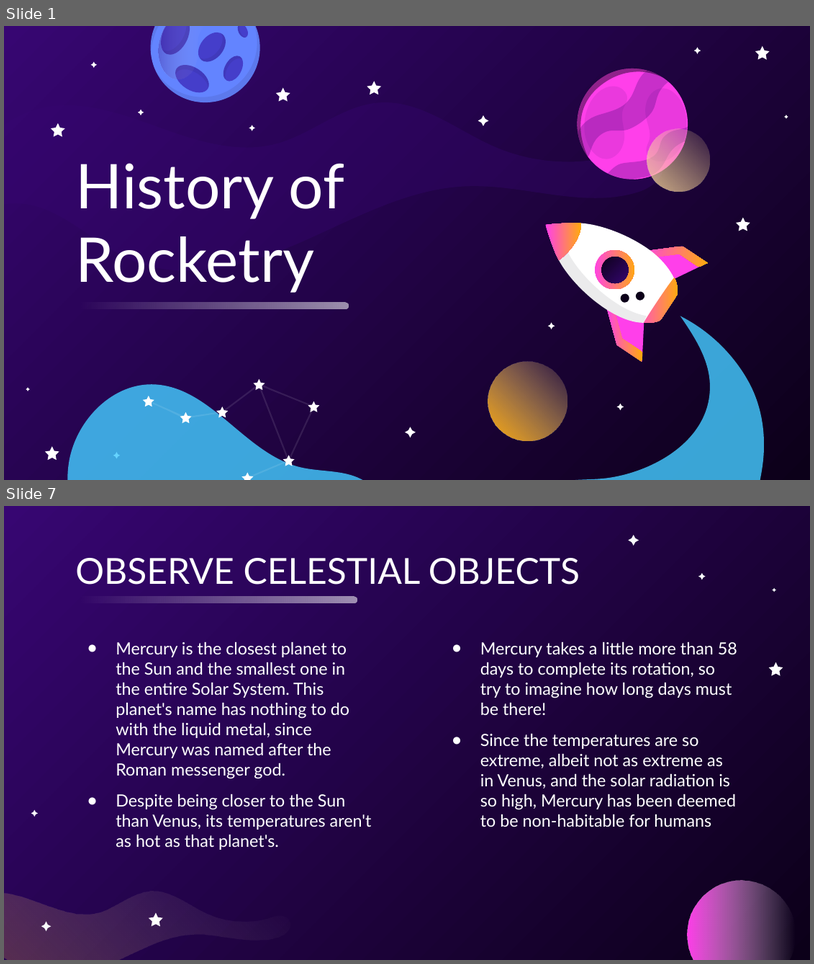
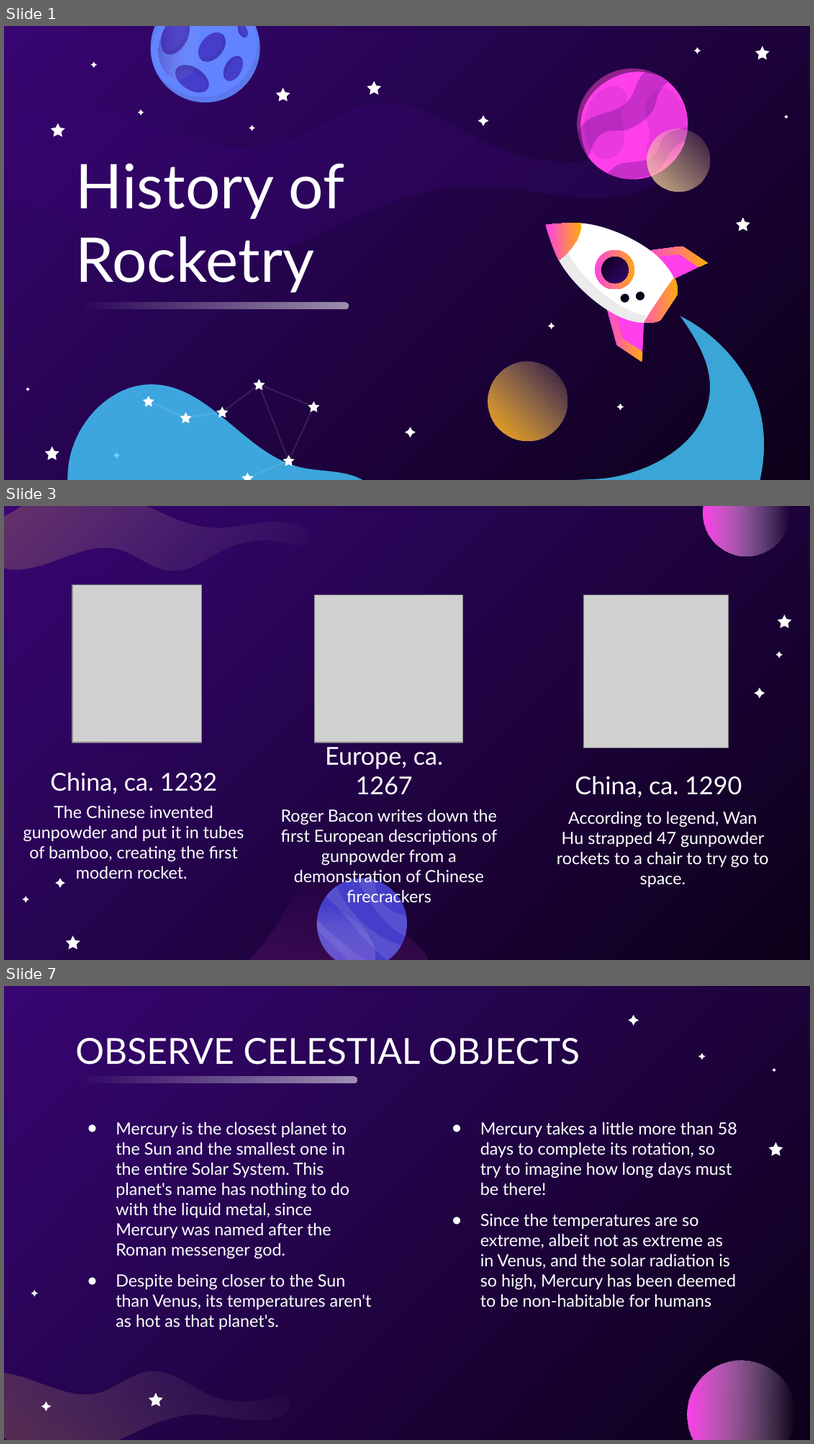
Before and after one commit to usedgenes/Rocketry-Curriculum, a slide deck: Beginner/Day 2/History of Rocketry.pptx. Shown one above the other, each under a label of ours: slides 1 and 7 before the commit, slides 1, 3 and 7 after it; the slides between them are not shown. The pictures are 814x964 and 814x1444 pixels, drawn with LibreOffice and Linux fonts; fonts in the diff are those of the drawing; grey boxes stand for pictures. Boxes give left, top, right and bottom in pixels: in the first picture for what was removed or moved away, otherwise in the second. Text is boxed around its words. In the diff, an @@ line names an element or a change of style, - is before the commit and + after.

```diff
--- a/Beginner/Day 2/History of Rocketry.pptx
+++ b/Beginner/Day 2/History of Rocketry.pptx
@@ slide 3 added at bbox=[4, 506, 810, 960], background gradient #0C0019 to #370672 @@
@@ picture added at bbox=[72, 585, 203, 742] @@
@@ picture added at bbox=[314, 595, 463, 742] @@
@@ picture added at bbox=[584, 595, 728, 747] @@
@@ text added at bbox=[325, 746, 443, 795], 22 pt, text #FFFFFF @@
+Europe, ca. 1267
@@ text added at bbox=[50, 772, 217, 794], 22 pt, text #FFFFFF @@
+China, ca. 1232
@@ text added at bbox=[575, 775, 742, 798], 22 pt, text #FFFFFF @@
+China, ca. 1290
@@ text added at bbox=[23, 805, 244, 878], 15 pt, text #FFFFFF @@
+The Chinese invented gunpowder and put it in tubes of bamboo, creating the first modern rocket.
@@ text added at bbox=[281, 808, 497, 906], 15 pt, text #FFFFFF @@
+Roger Bacon writes down the first European descriptions of gunpowder from a demonstration of Chinese firecrackers
@@ text added at bbox=[557, 811, 769, 887], 15 pt, text #FFFFFF @@
+According to legend, Wan Hu strapped 47 gunpowder rockets to a chair to try go to space.
@@ group added at bbox=[4, 506, 790, 960]: 7 freeform shapes, 1 ellipse @@
@@ group added at bbox=[23, 615, 792, 949]: 6 freeform shapes @@
```
Also in this commit, not shown: 2 slides changed, 2 other slides added, 3 slides removed, 1 other file.
